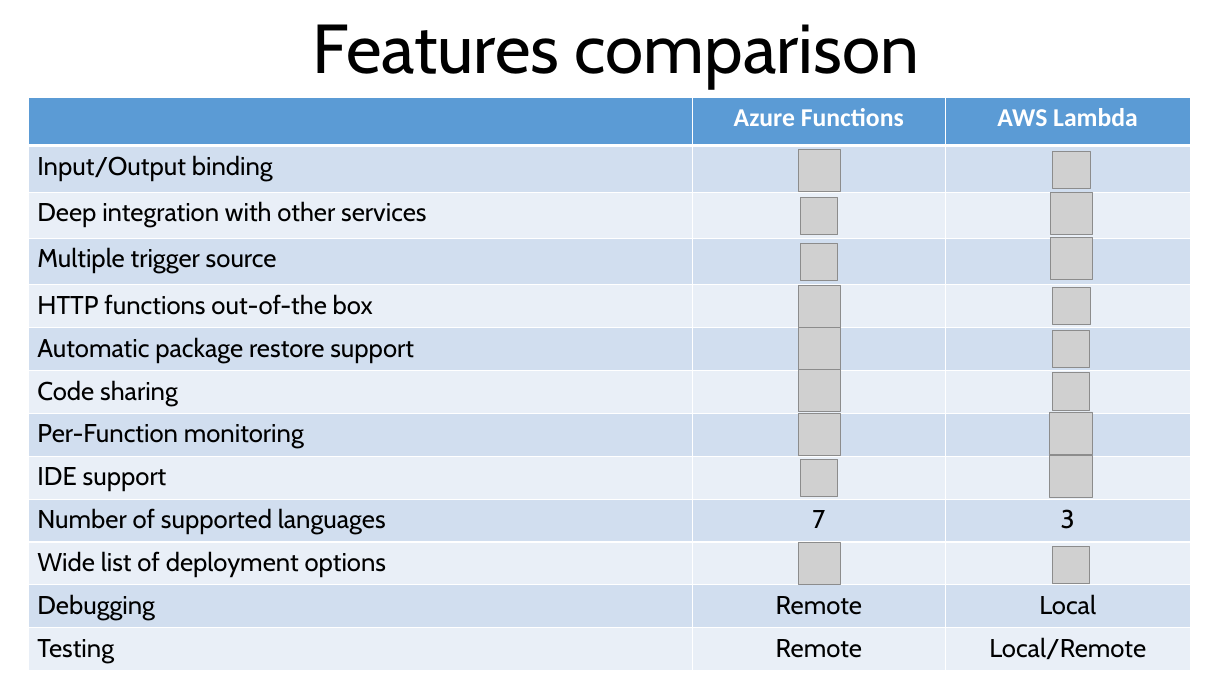
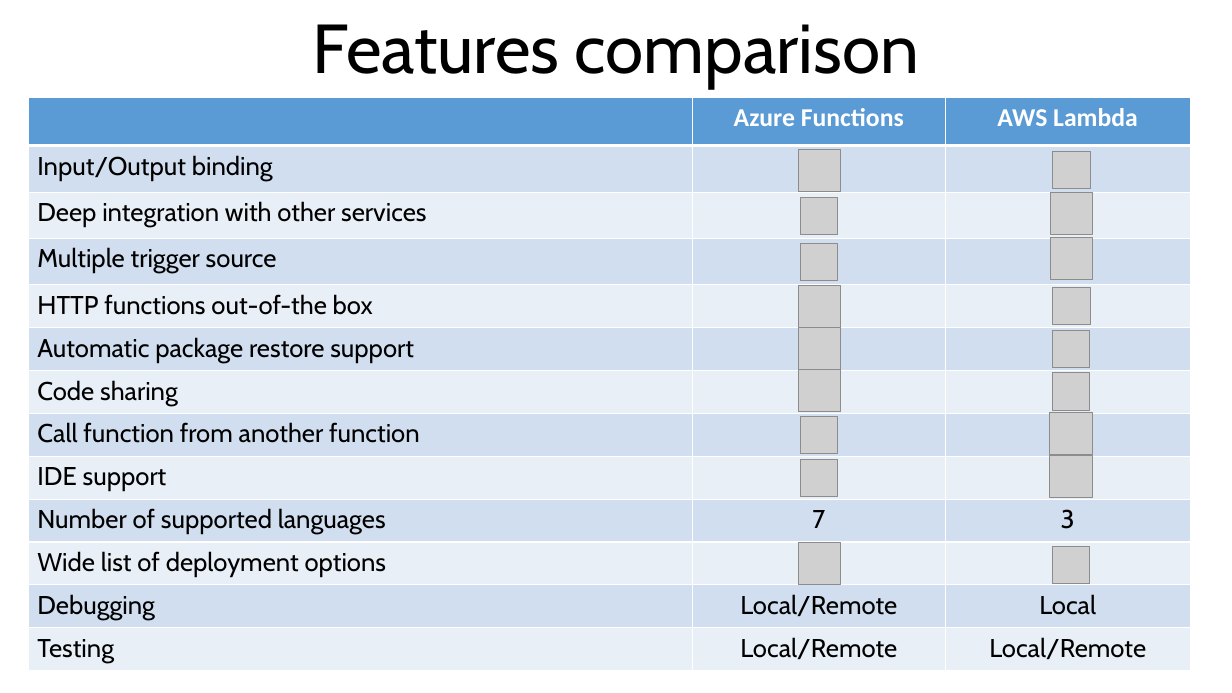
Before and after one commit to alex-zyl/FunctionsVSLambda, a slide deck: slide 42 of Presentation/Presentation.pptx (slide 27 before the commit). Drawn at 1232x693 pixels with LibreOffice and Linux fonts; fonts in the diff are those of the drawing; grey boxes stand for pictures. Boxes give left, top, right and bottom in pixels: in the first picture for what was removed or moved away, otherwise in the second. Text is boxed around its words. In the diff, an @@ line names an element or a change of style, - is before the commit and + after.

```diff
--- a/Presentation/Presentation.pptx
+++ b/Presentation/Presentation.pptx
@@ table at box(28, 98, 1190, 671) @@
-row 8, column 1: Per-Function monitoring
+row 8, column 1: Call function from another function
-row 12, column 2: Remote
+row 12, column 2: Local/Remote
-row 13, column 2: Remote
+row 13, column 2: Local/Remote
@@ picture: place and size @@
-picture at box(799, 413, 841, 456)
+picture at box(800, 417, 838, 455)
```
Also in this commit, not shown: 6 other slides changed, 4 other files.
